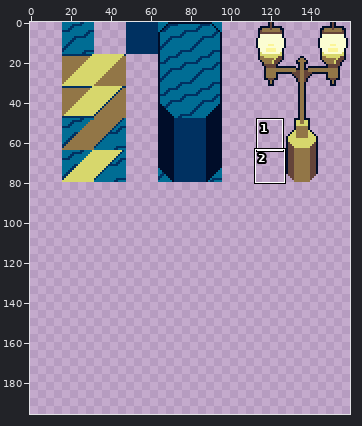
One commit to this sprite sheet: assets/sprites/tile/tile_lev1.png. Above: a wide view before the commit, with the close-up outlined.
Close-up. As it was:
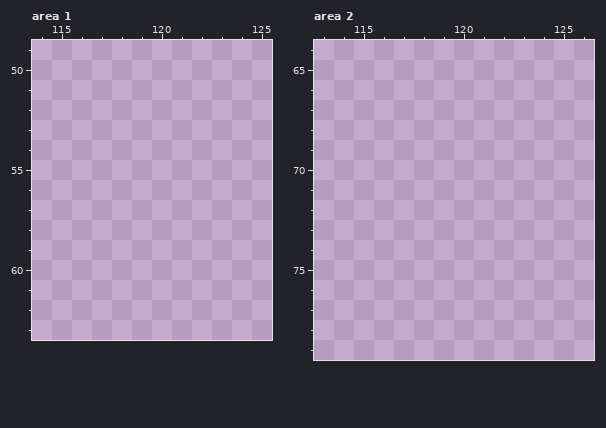
The file is 160x368 pixels. Shown: area 1: x 114..125, y 49..63; area 2: x 113..126, y 64..79. The wide view leaves out empty margins. The commit also changed other parts of the picture, which this record leaves out.
Once edited:
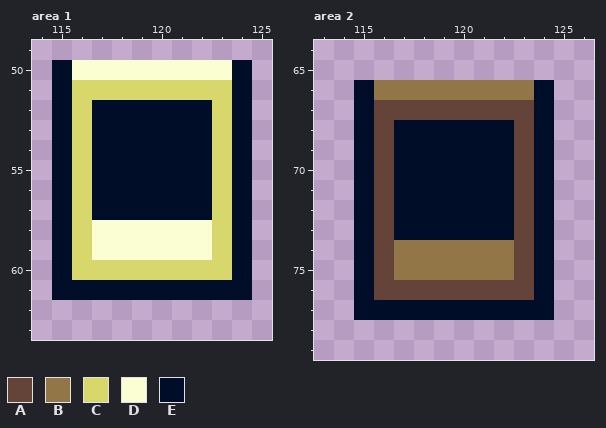
Palette (. is transparent): A #644339  B #927647  C #d7d76c  D #fbfdd2  E #000d29
Edits made:
--- area 1
@@ x 114..125 @@
 49 ............
-50 ............
-51 ............
-52 ............
-53 ............
-54 ............
-55 ............
-56 ............
-57 ............
-58 ............
-59 ............
-60 ............
-61 ............
+50 .EDDDDDDDDE.
+51 .ECCCCCCCCE.
+52 .ECEEEEEECE.
+53 .ECEEEEEECE.
+54 .ECEEEEEECE.
+55 .ECEEEEEECE.
+56 .ECEEEEEECE.
+57 .ECEEEEEECE.
+58 .ECDDDDDDCE.
+59 .ECDDDDDDCE.
+60 .ECCCCCCCCE.
+61 .EEEEEEEEEE.
 62 ............
--- area 2
@@ x 113..126 @@
 65 ..............
-66 ..............
-67 ..............
-68 ..............
-69 ..............
-70 ..............
-71 ..............
-72 ..............
-73 ..............
-74 ..............
-75 ..............
-76 ..............
-77 ..............
+66 ..EBBBBBBBBE..
+67 ..EAAAAAAAAE..
+68 ..EAEEEEEEAE..
+69 ..EAEEEEEEAE..
+70 ..EAEEEEEEAE..
+71 ..EAEEEEEEAE..
+72 ..EAEEEEEEAE..
+73 ..EAEEEEEEAE..
+74 ..EABBBBBBAE..
+75 ..EABBBBBBAE..
+76 ..EAAAAAAAAE..
+77 ..EEEEEEEEEE..
 78 ..............
